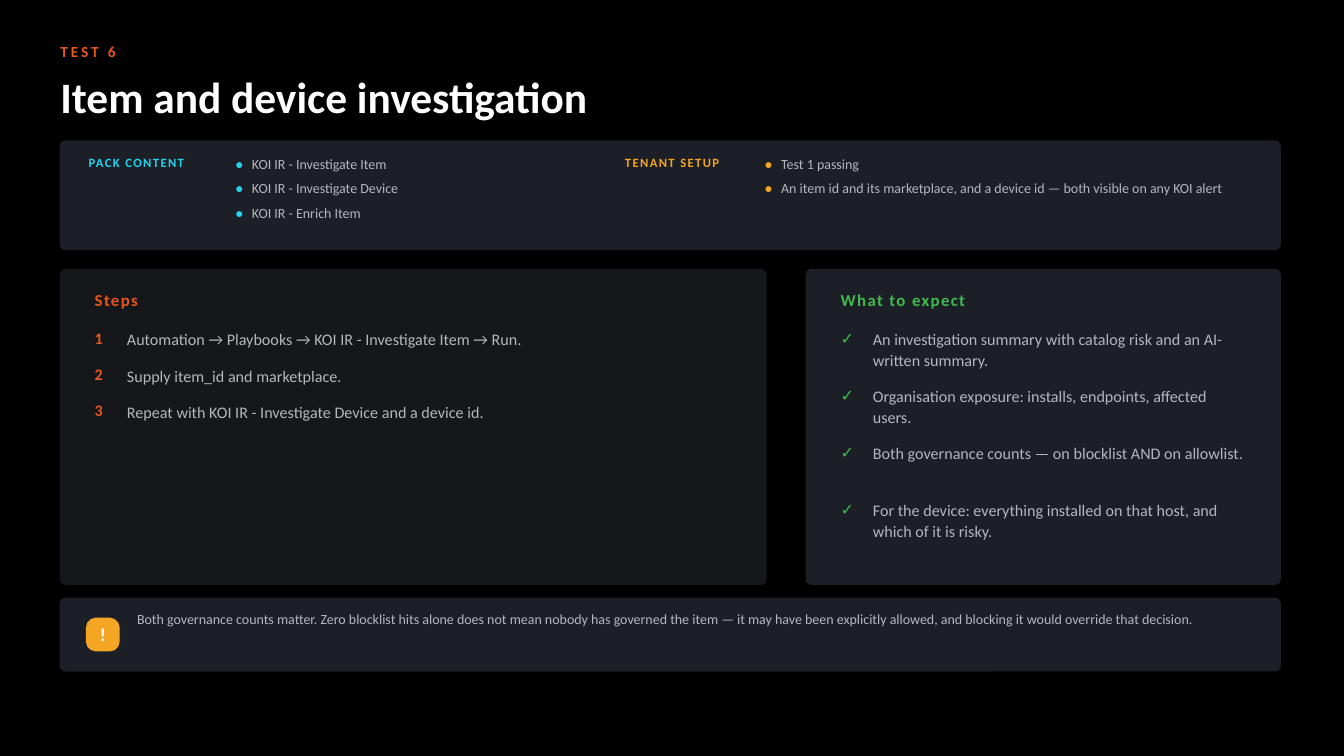
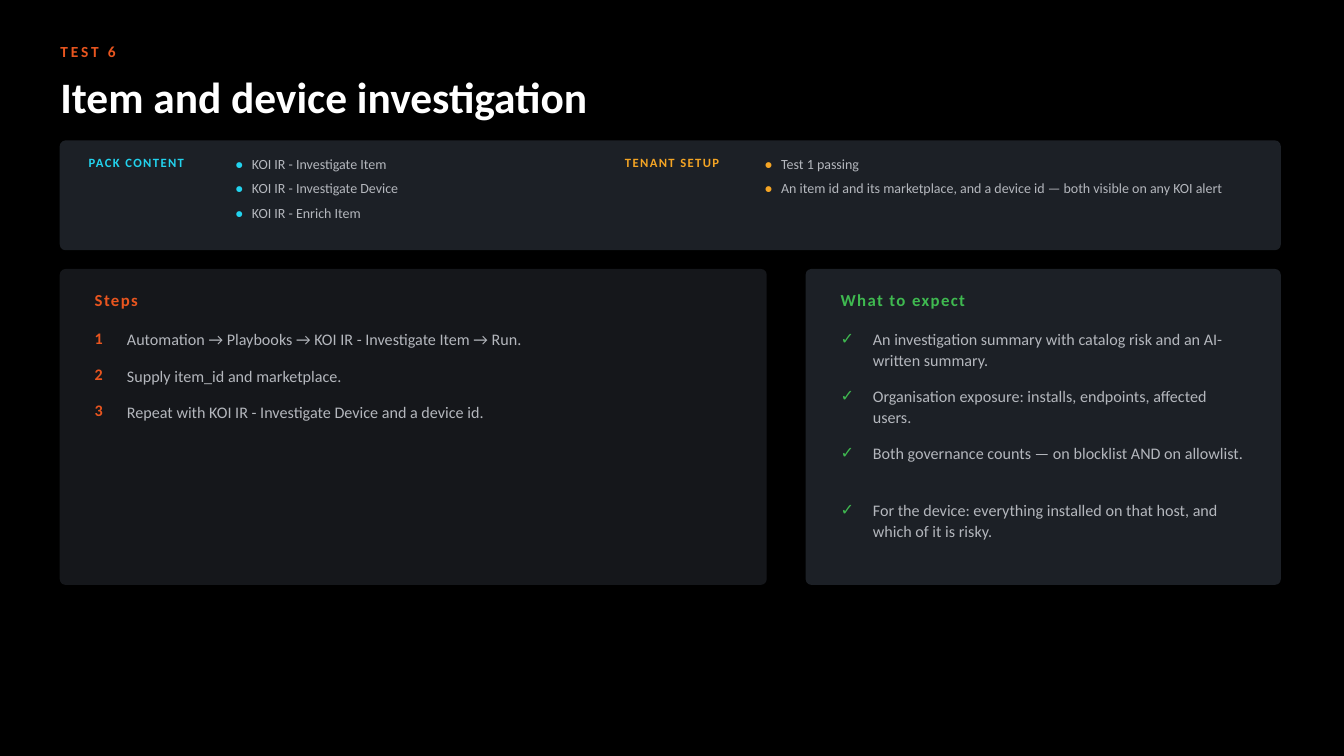
Before and after one commit to ayman-m/koi-xsiam-pack, a slide deck: slide 12 of docs/KOI_Content_Pack_Test_Guide.pptx. Drawn at 1344x756 pixels with LibreOffice and Linux fonts; fonts in the diff are those of the drawing. Boxes give left, top, right and bottom in pixels: in the first picture for what was removed or moved away, otherwise in the second. Text is boxed around its words. In the diff, an @@ line names an element or a change of style, - is before the commit and + after.

```diff
--- a/docs/KOI_Content_Pack_Test_Guide.pptx
+++ b/docs/KOI_Content_Pack_Test_Guide.pptx
@@ rounded rectangle removed at (60, 598, 1280, 670) @@
@@ rounded rectangle removed at (87, 618, 119, 650) @@
@@ text removed at (87, 618, 119, 650) @@
-!
@@ text removed at (137, 614, 1192, 627) @@
-Both governance counts matter. Zero blocklist hits alone does not mean nobody has governed the item — it may have been explicitly allowed, and blocking it would override that decision.
```
Also in this commit, not shown: 13 other slides changed, 1 slide removed, 2 other files.
